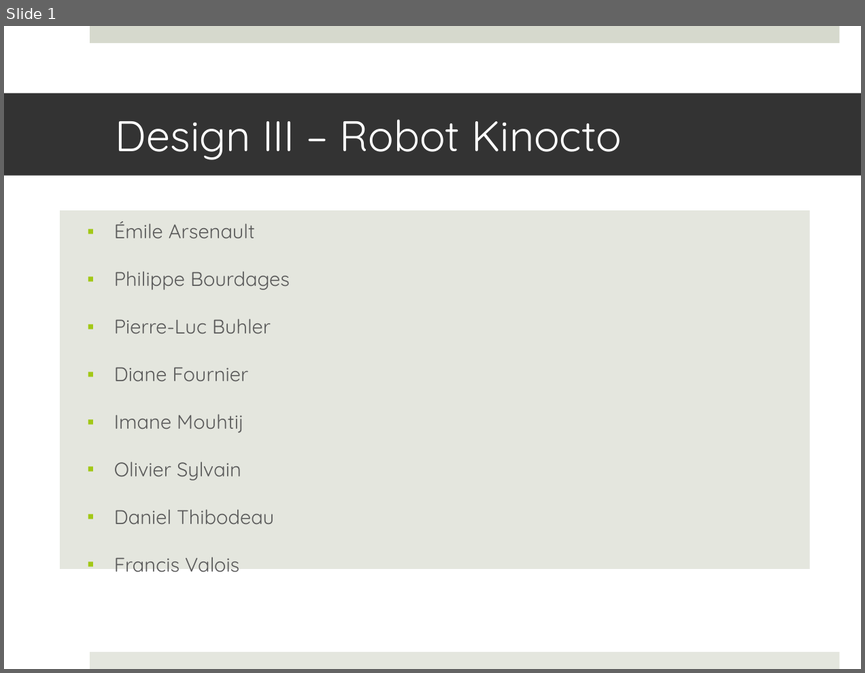
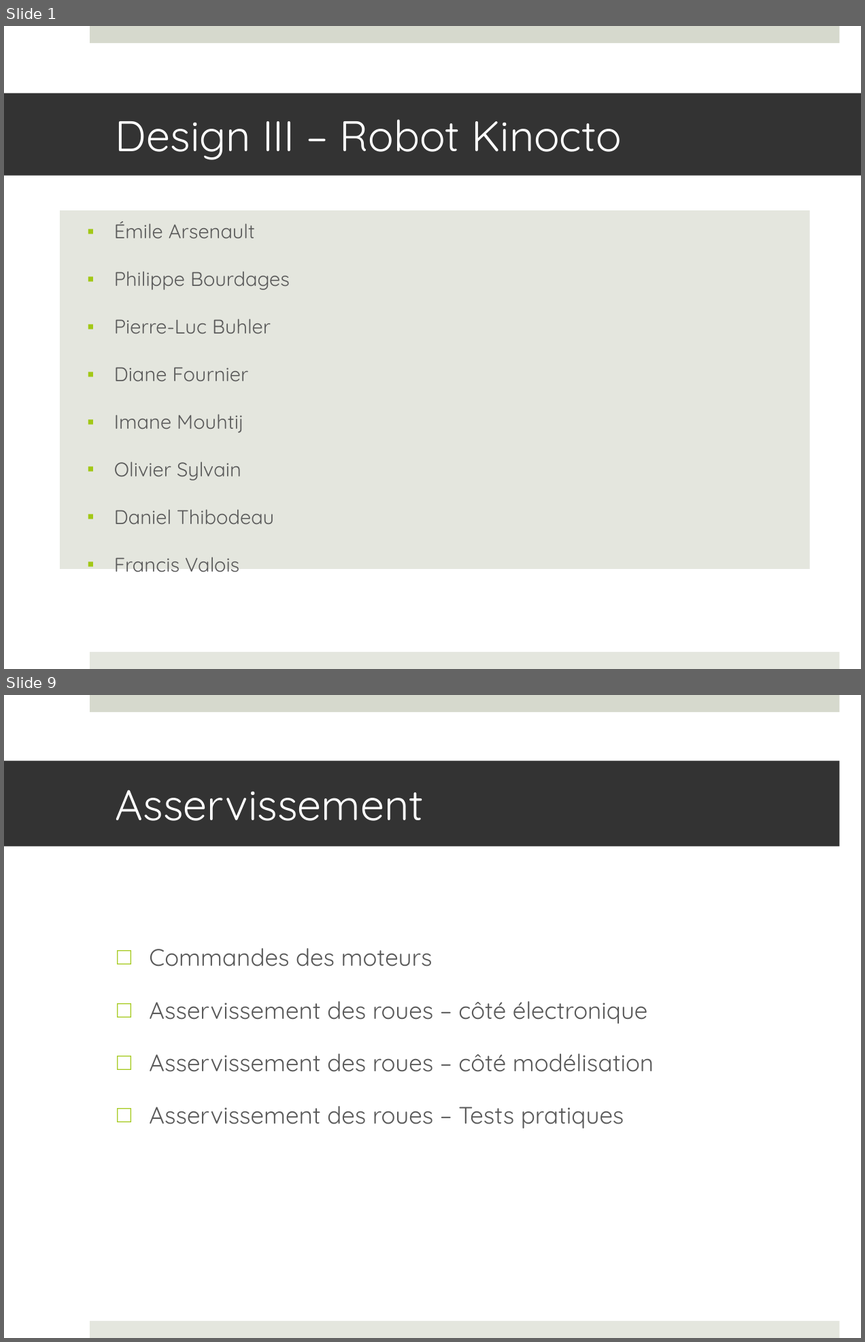
Before and after one commit to francisvalois/design3, a slide deck: reports/presentation/kinocto.pptx. Shown one above the other, each under a label of ours: slide 1 before the commit, slides 1 and 9 after it; the slides between them are not shown. The pictures are 865x673 and 865x1342 pixels, drawn with LibreOffice and Linux fonts; fonts in the diff are those of the drawing. Boxes give left, top, right and bottom in pixels: in the first picture for what was removed or moved away, otherwise in the second. Text is boxed around its words. In the diff, an @@ line names an element or a change of style, - is before the commit and + after.

```diff
--- a/reports/presentation/kinocto.pptx
+++ b/reports/presentation/kinocto.pptx
@@ slide 9 added at [4, 695, 861, 1338], background #FFFFFF; not listed: 2 template elements that a slide beside it also shows @@
@@ title added at [4, 761, 839, 847], fill #333333, 36 pt, text #FFFFFF @@
+Asservissement
@@ text added at [149, 948, 653, 1128], 20 pt, text #595959 @@
+□ Commandes des moteurs
+□ Asservissement des roues – côté électronique
+□ Asservissement des roues – côté modélisation
+□ Asservissement des roues – Tests pratiques
```
Also in this commit, not shown: 3 slides changed, 25 other slides added, 4 slides removed, 3 other files.
